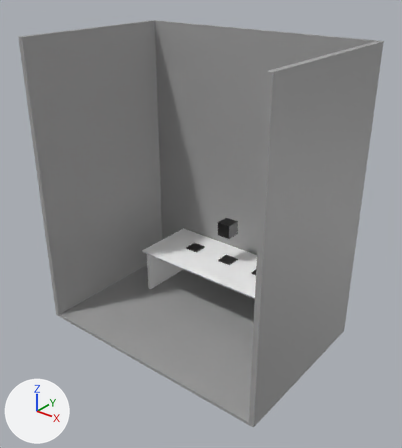
Renders of the glTF model 2021/Personal website/models/Main scene.glb from each side of a commit.
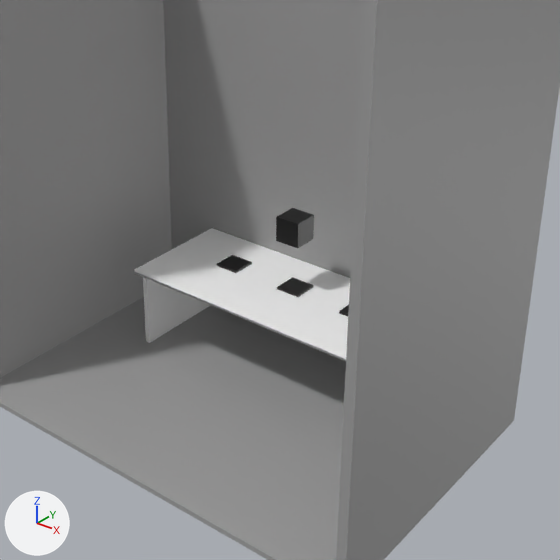
Old and new are each drawn whole from a 50 mm camera at (2.57, -3.15, 2.93) aimed at (0.08, -0.04, 1.01) and again close up on the part from 18% to 92% of the width and 24% to 90% of the height. Lighting does not change. The marker at lower left points along +X, +Y and +Z. Where no turn or scale is listed for an object, it has been applied to the vertices. Vertices at the same position are counted once.

Objects in the first close-up: 'Back wall', 'Black cube.003', 'Black cube.004', 'Cube', 'Desk', 'Floor', 'Left wall', 'Right wall'.
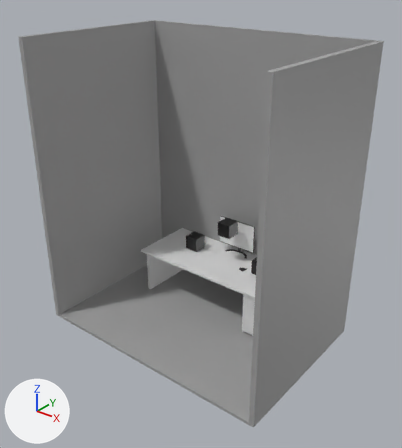
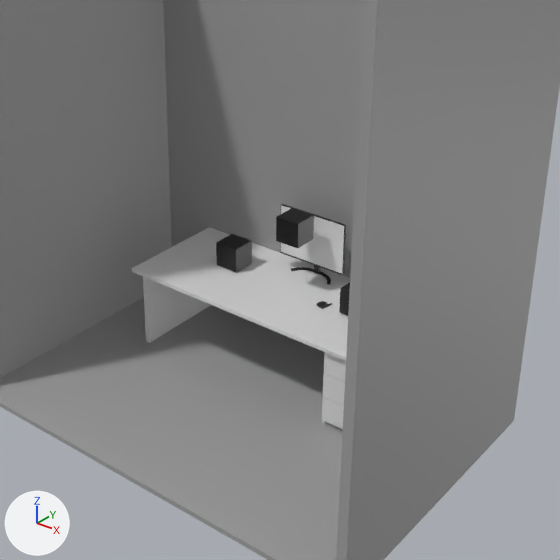
ob_scene1 is not drawn itself; it is the parent of ob_black_cube_004.
ob_scene2 is not drawn itself; it is the parent of ob_black_cube_001.
ob_scene3 is not drawn itself; it is the parent of ob_black_cube_002.

What differs and where, as boxes [x1, y1, x2, y2] in the close-ups (560 x 560 px):
'Desk', recoloured, shading changed, moved, rescaled (white to grey): before [134, 228, 350, 361]; after [132, 227, 350, 361]
'Monitor', added: after [280, 204, 346, 275]
'Drawer', added: after [322, 352, 346, 429]
'Black cube.001', moved: before [217, 255, 252, 273]; after [216, 234, 252, 272]
'Black cube.004', deleted (black): before [277, 277, 313, 297]
'Black cube.002', moved: before [339, 305, 349, 316]; after [339, 282, 350, 315]
'Monitor stand', added: after [291, 267, 331, 285]
'Mouse', added: after [317, 300, 332, 309]
'Drawer back', now drawn: after [322, 420, 343, 430]

Edits to the bpy script that builds the scene:
```text
Change mat_desk:
    mat_desk.base_color: (1.0, 1.0, 1.0) -> (0.736, 0.736, 0.736)  # white #ffffff -> light grey #dfdfdf
Add mat_monitor_border:
    mat_monitor_border = principled_material('Monitor border')
    mat_monitor_border.base_color = (0.0031, 0.0031, 0.0031)  # black #0a0a0a
Add mat_screen:
    mat_screen = principled_material('Screen')
    mat_screen.base_color = (0.8, 0.8, 0.8)  # white #e7e7e7
Add mat_mouse_button:
    mat_mouse_button = principled_material('Mouse button')
    mat_mouse_button.base_color = (0.8, 0.8, 0.8)  # white #e7e7e7
Change me_cube_008:
    where me_cube_008.from_pydata(...)  # 8 vertices, 12 faces; spans x -1.0..1.0, y -1.0..1.0, z -1.0..1.0
    used by ob_desk; location = (0.0, 0.387, 0.43); scale = (0.724, 0.297, -0.011)
    me_cube_008 part 1: all faces are now shaded flat (12 of 12 changed)
Change me_cube_011:
    where me_cube_011.from_pydata(...)  # 8 vertices, 12 faces; spans x -1.0..1.0, y -1.0..1.0, z -1.0..1.0
    add me_cube_011.materials.append(mat_desk)  # light grey #dfdfdf
Add me_cube_015:
    me_cube_015.from_pydata(...)  # 72 vertices, 132 faces; spans x -1.0..1.0, y -1.0..1.92, z -5.08..1.0
    me_cube_015.materials.append(mat_desk)  # light grey #dfdfdf
Add me_cube_021:
    me_cube_021.from_pydata(...)  # 52 vertices, 100 faces; spans x -0.119..0.119, y -0.069..0.009, z -0.002..0.005
    me_cube_021.materials.append(mat_monitor_border)  # black #0a0a0a
Add me_cube_018:
    me_cube_018.from_pydata(...)  # 60 vertices, 120 faces; spans x -0.186..0.186, y -0.006..0.063, z -0.199..0.131
    # faces by material slot: [116, 4]
    me_cube_018.materials.append(mat_monitor_border)  # black #0a0a0a
    me_cube_018.materials.append(mat_screen)  # white #e7e7e7
Add me_cube_023:
    me_cube_023.from_pydata(...)  # 52 vertices, 88 faces; spans x -0.0252..0.0252, y -0.033..0.033, z -0.006..0.0076
    # faces by material slot: [32, 56]
    me_cube_023.materials.append(mat_black_001)  # black #000000
    me_cube_023.materials.append(mat_mouse_button)  # white #e7e7e7
Change ob_scene1:
    ob_scene1.location: (0.0, 0.0, 0.0) -> (0.0, 0.0, 0.12)
Remove ob_black_cube_004:
    ob_black_cube_004 = bpy.data.objects.new('Black cube.004', me_cube_007)
    ob_black_cube_004.parent = ob_scene1
    ob_black_cube_004.location = (0.00906, 0.438, 0.389)
    ob_black_cube_004.scale = (-0.0626, -0.0626, -0.0626)
Change ob_scene2:
    ob_scene2.location: (0.0, 0.0, 0.0) -> (0.0, 0.0, 0.12)
Change ob_scene3:
    ob_scene3.location: (0.0, 0.0, 0.0) -> (0.0, 0.0, 0.12)
Change ob_desk:
    ob_desk.location: (0.0, 0.387, 0.43) -> (0.0, 0.39, 0.43)
    ob_desk.scale: (0.724, 0.297, -0.011) -> (0.745, 0.298, -0.00936)
Add ob_drawer:
    ob_drawer = bpy.data.objects.new('Drawer', me_cube_015)
    ob_drawer.location = (0.552, 0.135, 0.356)
    ob_drawer.scale = (0.147, -0.0202, 0.0619)
Add ob_monitor_stand:
    ob_monitor_stand = bpy.data.objects.new('Monitor stand', me_cube_021)
    ob_monitor_stand.location = (0.0, 0.635, 0.441)
Add ob_monitor:
    ob_monitor = bpy.data.objects.new('Monitor', me_cube_018)
    ob_monitor.location = (0.0, 0.581, 0.645)
Add ob_mouse:
    ob_mouse = bpy.data.objects.new('Mouse', me_cube_023)
    ob_mouse.location = (0.208, 0.394, 0.445)
```
